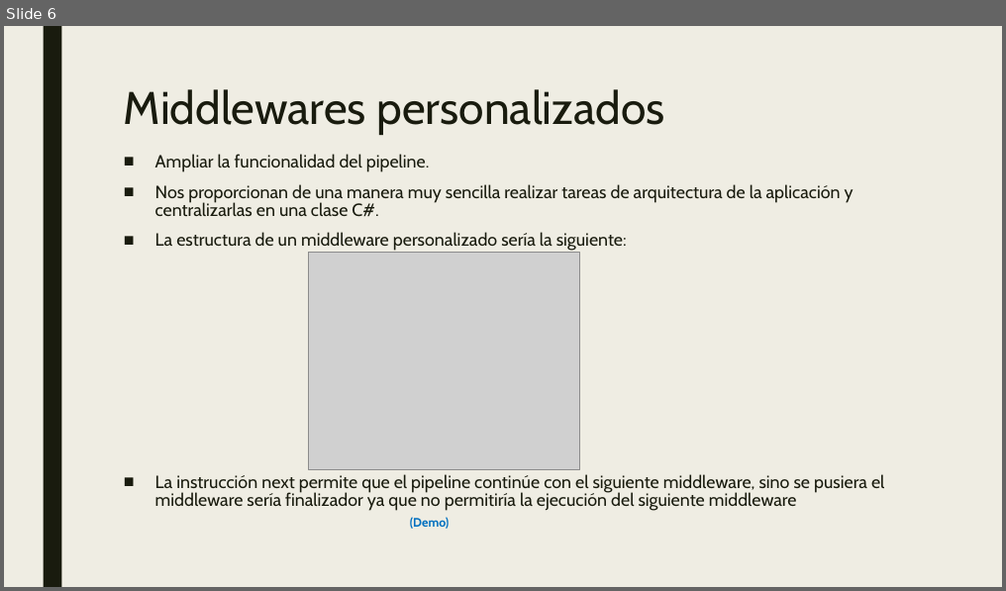
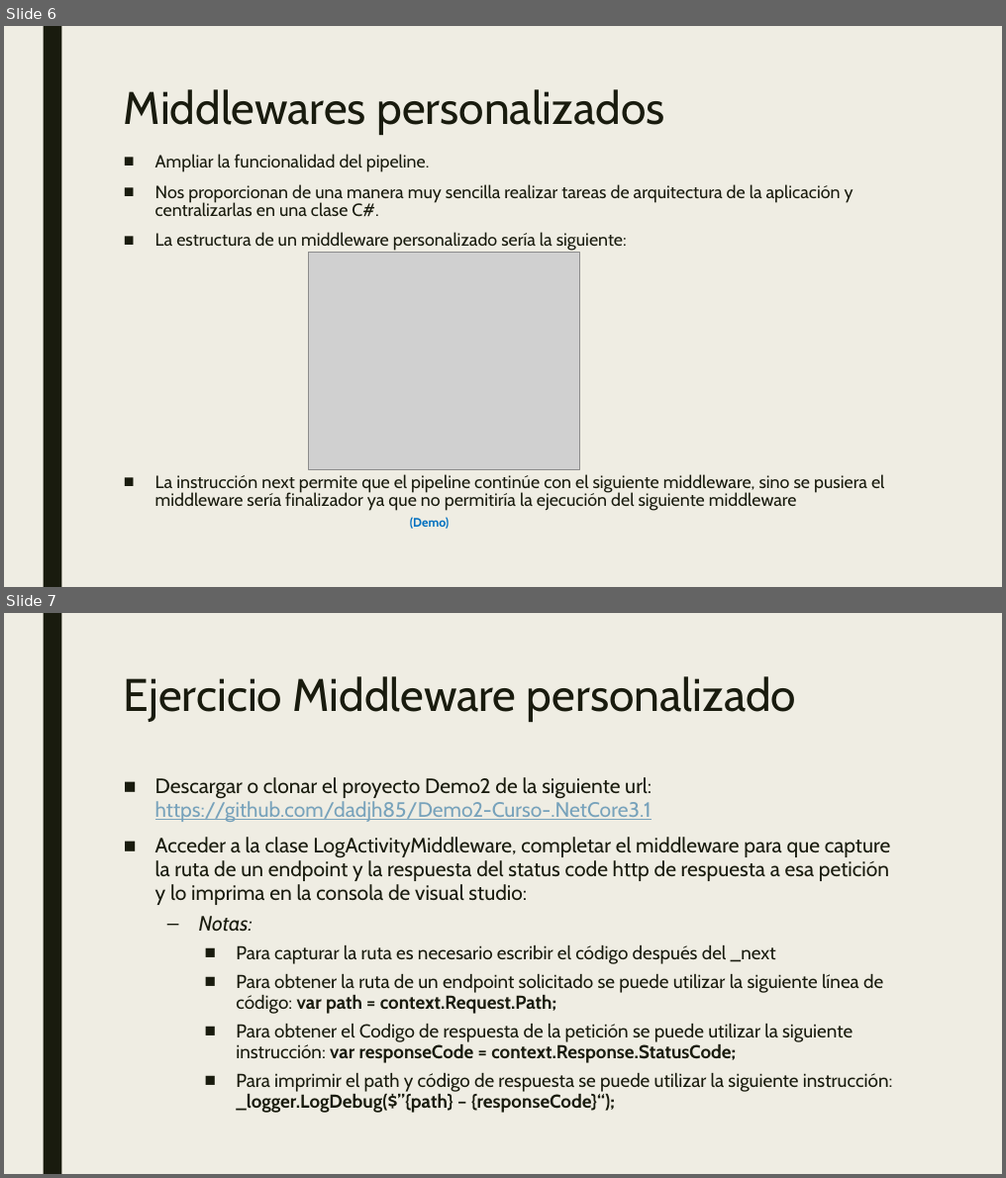
Before and after one commit to dadjh85/Demo2-Curso-.NetCore3.1, a slide deck: doc/Demo2- Curso .NET Core.pptx. Shown one above the other, each under a label of ours: slide 6 before the commit, slides 6 and 7 after it. The pictures are 1006x591 and 1006x1178 pixels, drawn with LibreOffice and Linux fonts; fonts in the diff are those of the drawing; grey boxes stand for pictures. Boxes give left, top, right and bottom in pixels: in the first picture for what was removed or moved away, otherwise in the second. Text is boxed around its words. In the diff, an @@ line names an element or a change of style, - is before the commit and + after.

Commit message:
* Upload exercise LogActivityMiddleware

```diff
--- a/doc/Demo2- Curso .NET Core.pptx
+++ b/doc/Demo2- Curso .NET Core.pptx
@@ slide 7 added at (4,613,1002,1174), background #EFEDE3; not listed: 1 template element that a slide beside it also shows @@
@@ title added at (124,676,796,722), 44 pt, text #191B0E @@
+Ejercicio Middleware personalizado
@@ text added at (155,777,893,1113), 18 pt, text #191B0E @@
+■ Descargar o clonar el proyecto Demo2 de la siguiente url: https://github.com/dadjh85/Demo2-Curso-.NetCore3.1
+■ Acceder a la clase LogActivityMiddleware, completar el middleware para que capture la ruta de un endpoint y la respuesta del status code http de respuesta a esa petición y lo imprima en la consola de visual studio:
+  – Notas:
+    ■ Para capturar la ruta es necesario escribir el código después del _next
+    ■ Para obtener la ruta de un endpoint solicitado se puede utilizar la siguiente línea de código: var path = context.Request.Path;
+    ■ Para obtener el Codigo de respuesta de la petición se puede utilizar la siguiente instrucción: var responseCode = context.Response.StatusCode;
+    ■ Para imprimir el path y código de respuesta se puede utilizar la siguiente instrucción: _logger.LogDebug($”{path} – {responseCode}“);
```
Also in this commit, not shown: 4 other files.
